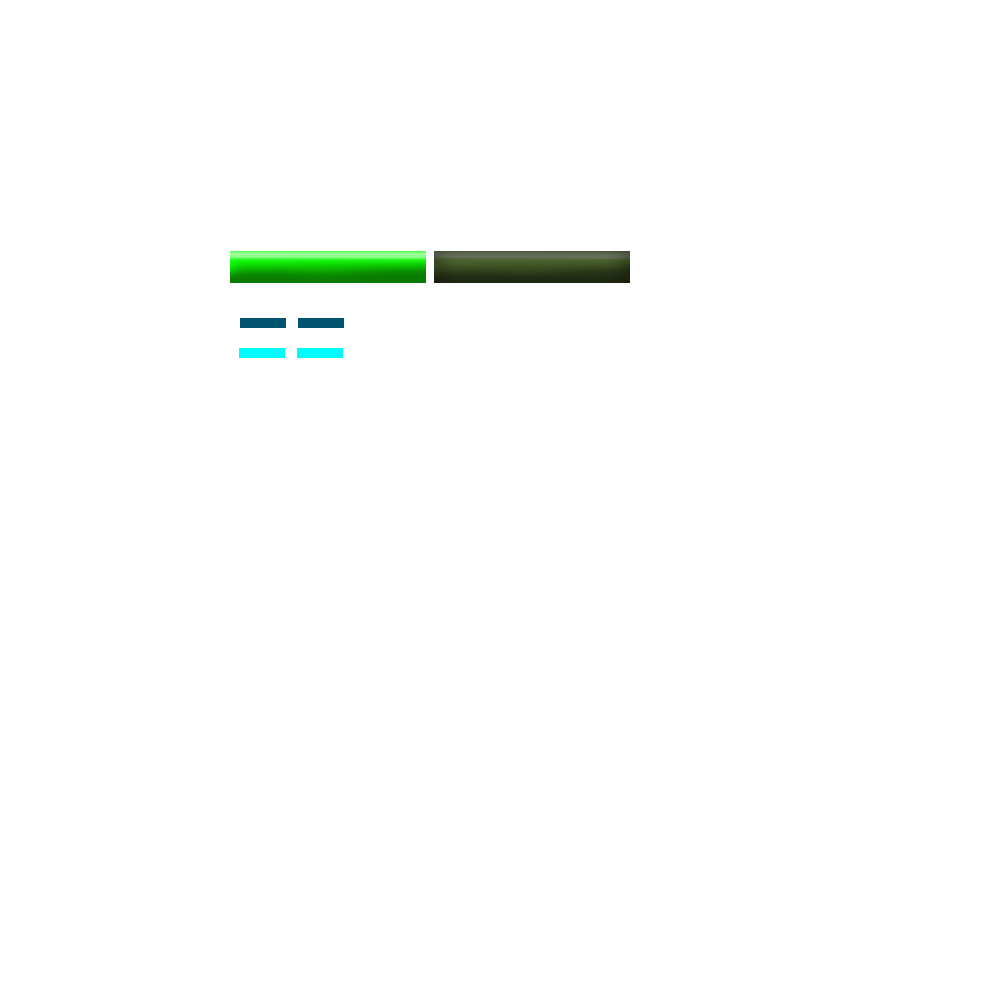
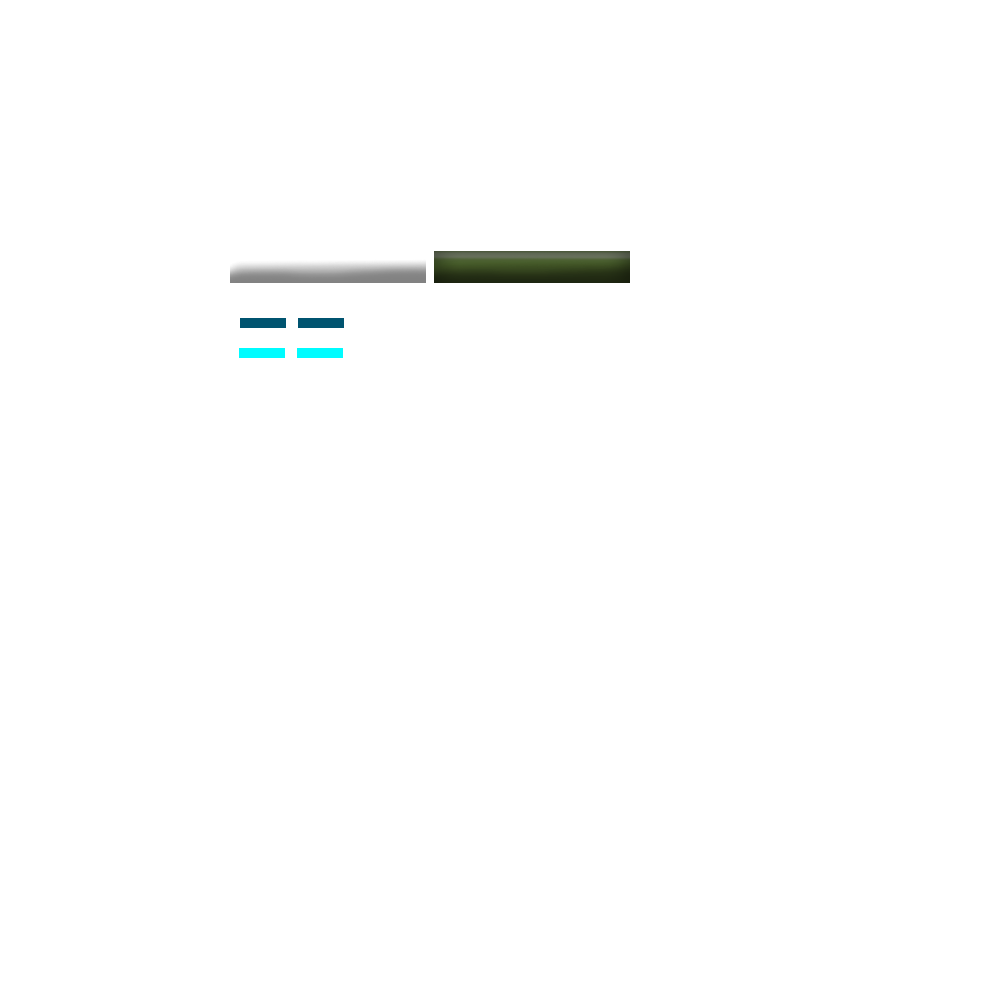
Layer changes from the first 1000 × 1000 image to the second:
painted on "Layer 3" over [230, 251, 426, 283]
